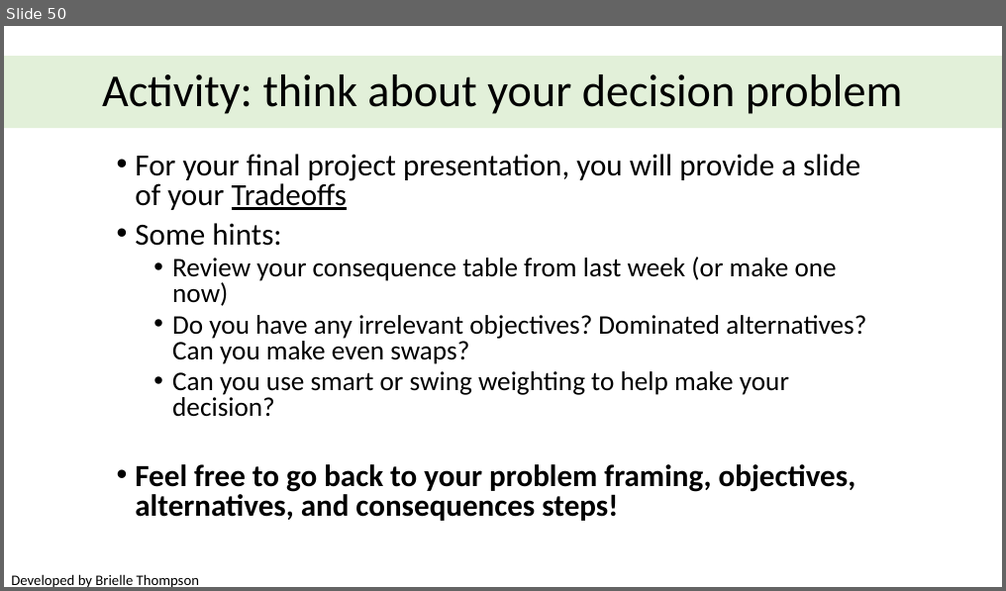
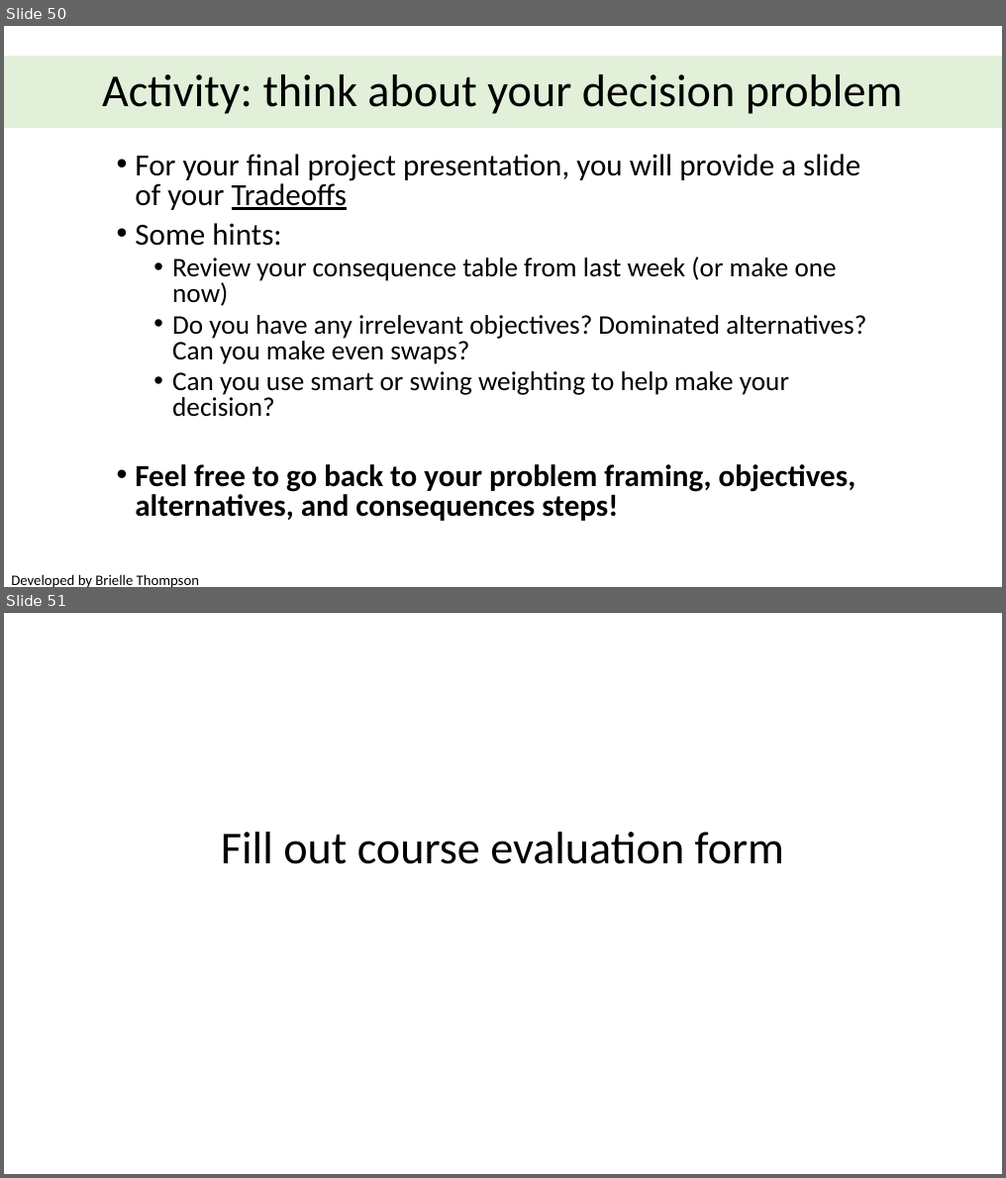
Before and after one commit to briellekthompson/NATR_8001_DecisionAnalysis_Fall25_Mizzou, a slide deck: material/Week5-Tradeoffs/Week5_SDM_Mizzou.pptx. Shown one above the other, each under a label of ours: slide 50 before the commit, slides 50 and 51 after it. The pictures are 1006x591 and 1006x1178 pixels, drawn with LibreOffice and Linux fonts; fonts in the diff are those of the drawing; background and template pictures are left out. Boxes give left, top, right and bottom in pixels: in the first picture for what was removed or moved away, otherwise in the second. Text is boxed around its words. In the diff, an @@ line names an element or a change of style, - is before the commit and + after.

```diff
--- a/material/Week5-Tradeoffs/Week5_SDM_Mizzou.pptx
+++ b/material/Week5-Tradeoffs/Week5_SDM_Mizzou.pptx
@@ slide 51 added at [4, 613, 1002, 1174], background #FFFFFF @@
@@ title added at [221, 832, 784, 864], 44 pt, text #000000 @@
+Fill out course evaluation form
```
Also in this commit, not shown: 6 other files.
